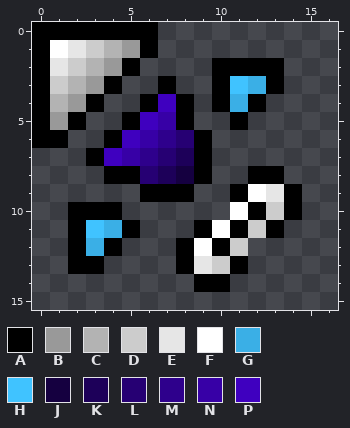
Pixel-art sprite -- content/images/misc/hyperpoint.png. This is how it looked before the edit.
The file is 32x32 pixels. Shown: x 0..16, y 0..15.
Palette (. is transparent): A #000000  B #999999  C #b3b3b3  D #cccccc  E #e6e6e6  F #ffffff  G #3aafe6  H #40c3ff  J #150040  K #1d0059  L #260073  M #2e008c  N #3700a6  P #3f00bf
Pixels before, first column x 0:
 0 AAAAAAA........
 1 AFEDCBA........
 2 AEDCBA....AAAA.
 3 ADCBA..A..AHGA.
 4 ACBA..APA.AGA..
 5 ABA..APNA..A...
 6 AA..APNMLA.....
 7 ...APNMLKA.....
 8 ....AALKJA..AA.
 9 ......AAA..AFEA
10 ..AAA......FADA
11 ..AHGA...AFADA.
12 ..AGA...AFAD...
13 ..AA....AEDA...
14 .........AA....
And afterwards:
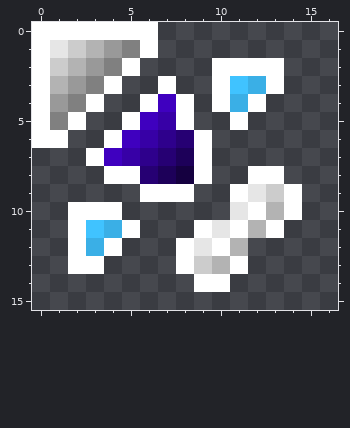
Edits made:
colour A: #000000 -> #ffffff
colour B: #999999 -> #808080
colour C: #b3b3b3 -> #999999
colour D: #cccccc -> #b3b3b3
colour E: #e6e6e6 -> #cccccc
colour F: #ffffff -> #e6e6e6
Pixel boxes of the changes (left, top, right, bottom) in both pictures:
changed: (32, 22, 302, 292)
